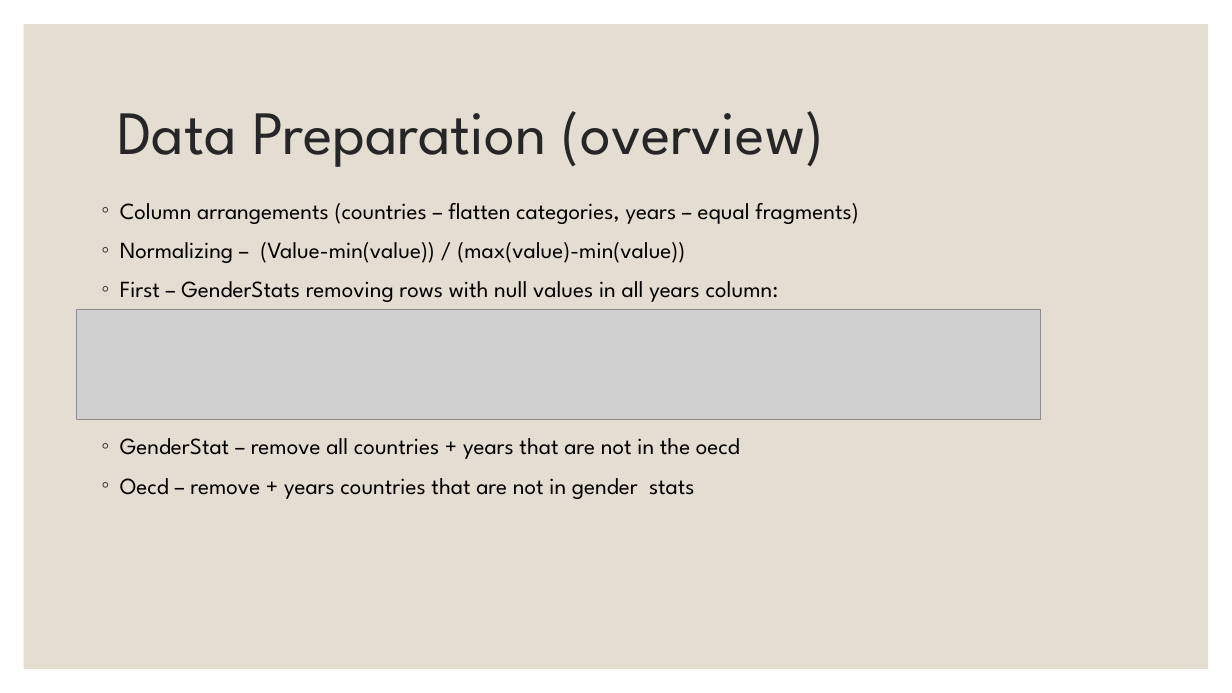
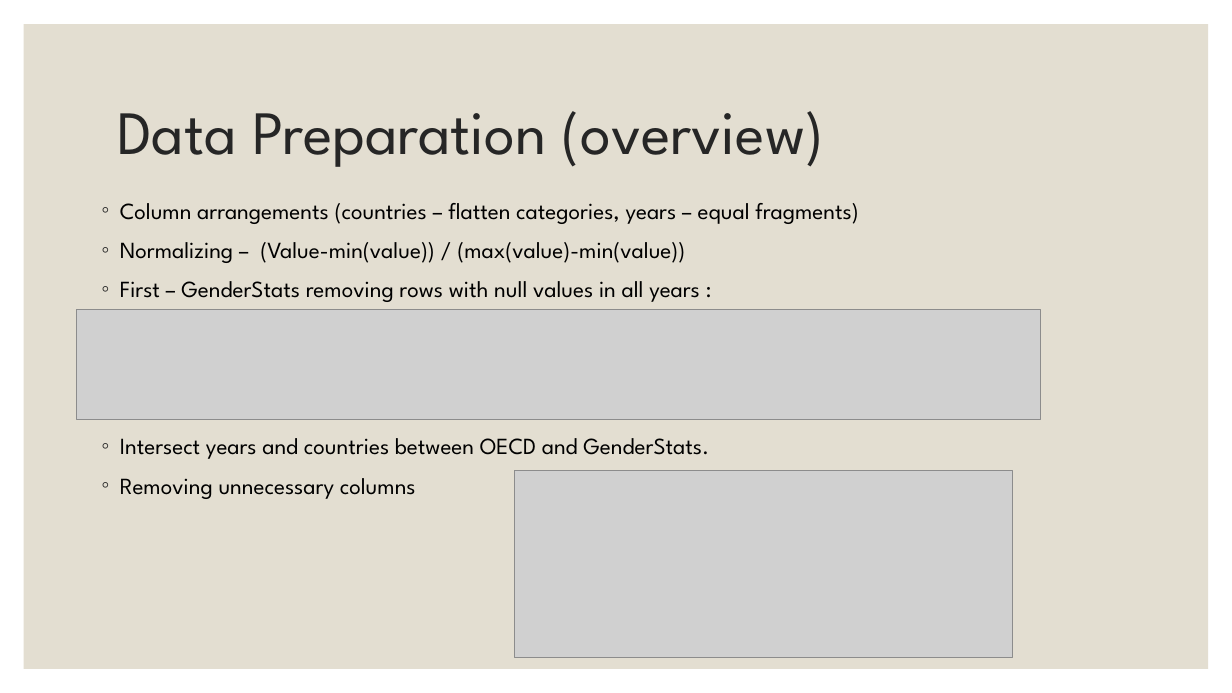
Before and after one commit to EylonSaadon/DataScienceWorkShop, a slide deck: slide 5 of Sallary gap predictionfrom Project Demo.pptx. Drawn at 1232x693 pixels with LibreOffice and Linux fonts; fonts in the diff are those of the drawing; grey boxes stand for pictures. Boxes give left, top, right and bottom in pixels: in the first picture for what was removed or moved away, otherwise in the second. Text is boxed around its words. In the diff, an @@ line names an element or a change of style, - is before the commit and + after.

```diff
--- a/Sallary gap predictionfrom Project Demo.pptx
+++ b/Sallary gap predictionfrom Project Demo.pptx
@@ text at (120, 281, 709, 499): text changed @@
-◦ First – GenderStats removing rows with null values in all years column:
-◦ GenderStat – remove all countries + years that are not in the oecd
-◦ Oecd – remove + years countries that are not in gender stats
+◦ First – GenderStats removing rows with null values in all years :
+◦ Intersect years and countries between OECD and GenderStats.
+◦ Removing unnecessary columns
@@ picture added at (514, 470, 1012, 658) @@
```
Also in this commit, not shown: 3 other slides changed.
